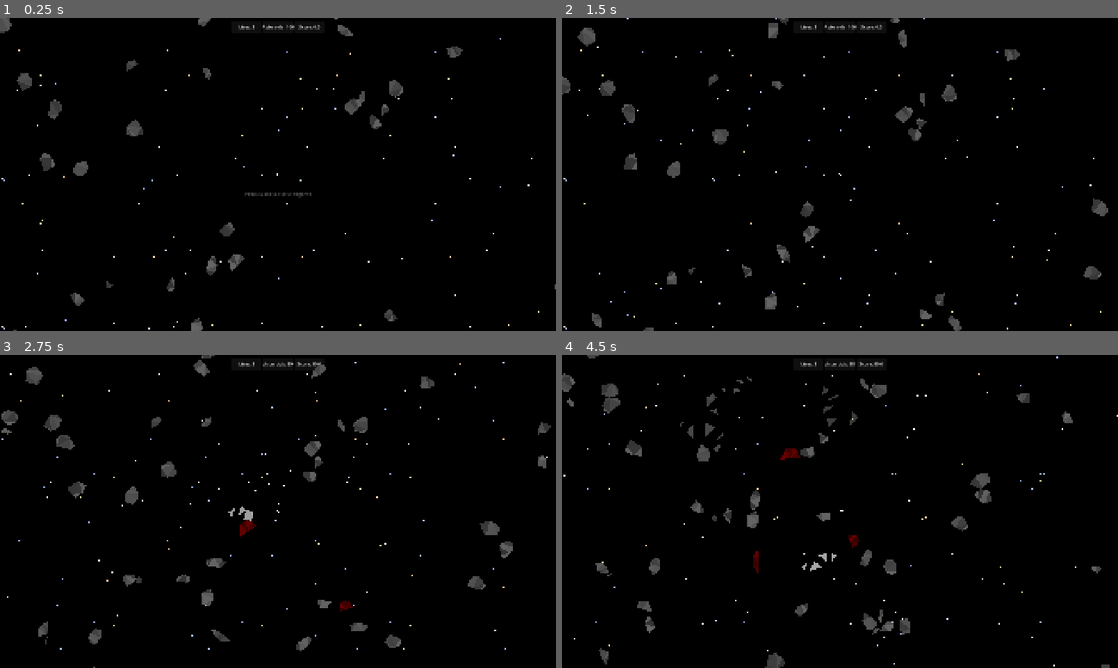
Above: before the commit, frames 1-4 (two rows, left to right).
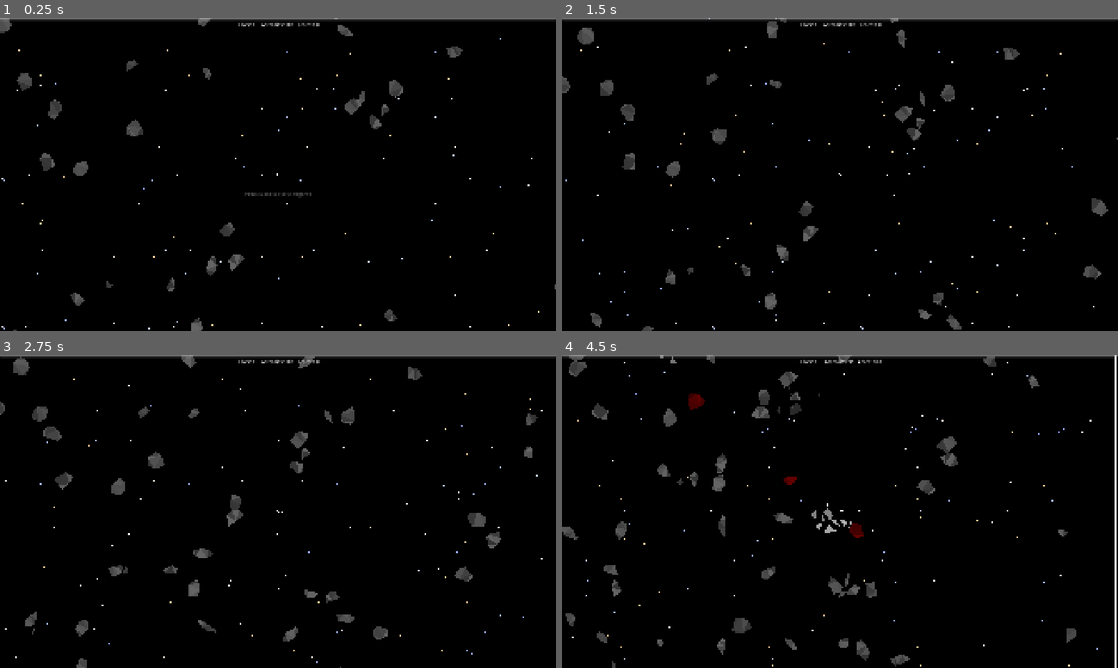
Above: after the commit, the same moments.

Repository: ProudFridge/Asteroids
Game: Godot game, scene res://scenes/game/game.tscn
The game is run twice, just before and just after one commit, with the same random seed, the same clock (stepped at 60 frames per second) and the same inputs.
Inputs (mouse positions are in pixels of both pictures, inside the frame that each line leads up to):
- Up to frame 1 (0.25 s): no input
- Up to frame 2 (1.5 s): tap Space (space) at 0.5 s; move the mouse to (962, 158) at 0.52 s; hold D (turn_right) 0.53-1.28 s; hold Space (space) 0.53-1.28 s; click (962, 158) at 0.67 s; tap Shift (shift, bound only after the commit) at 0.8, 1.35 s; move the mouse to (728, 190) at 1.27 s; hold S (backwards) from 1.28 s (still down)
- Up to frame 3 (2.75 s): tap Space (space) at 1.55 s; move the mouse to (333, 442) at 2.02 s; release S (backwards) at 2.03 s; hold D (turn_right) from 2.03 s (still down); hold Space (space) from 2.03 s (still down); tap Shift (shift, bound only after the commit) at 2.3 s
- Up to frame 4 (4.5 s): move the mouse to (812, 574) at 2.77 s; release D (turn_right) at 2.78 s; release Space (space) at 2.78 s; hold W (forwards) 2.78-3.53 s; tap Shift (shift, bound only after the commit) at 2.85 s; click (812, 574) at 2.92 s; tap Space (space) at 3.05, 4.35 s; move the mouse to (1006, 558) at 3.52 s; hold Shift (shift, bound only after the commit) 3.53-4.28 s; hold A (turn_left) from 3.53 s (still down); tap Alt at 3.6 s; move the mouse to (673, 464) at 4.27 s

The runs differ from the first frame. In frame 1, 1.3% of the frame differs, in the area x 0-100%, y 0-4%; in frame 2, 2.2%; in frame 3, 7.1%; in frame 4, 8.2%, in the area x 0-100%, y 0-100%.

Commit message:
Add boost bar, move the header to its own canvas layer

Diff:
--- a/project.godot
+++ b/project.godot
@@ -75,6 +75,11 @@
 "events": [Object(InputEventKey,"resource_local_to_scene":false,"resource_name":"","device":16,"window_id":0,"alt_press …(195 unchanged characters)…
 ]
 }
+shift={
+"deadzone": 0.2,
+"events": [Object(InputEventKey,"resource_local_to_scene":false,"resource_name":"","device":-1,"window_id":0,"alt_pressed":false,"shift_pressed":false,"ctrl_pressed":false,"meta_pressed":false,"pressed":false,"keycode":0,"physical_keycode":4194325,"key_label":0,"unicode":0,"location":0,"echo":false,"script":null)
+]
+}
 
 [layer_names]
 
--- a/scenes/game/game.tscn
+++ b/scenes/game/game.tscn
@@ -12,6 +12,7 @@
 [ext_resource type="Script" uid="uid://cee4rwhwt2xod" path="res://scenes/game/ui/game_won_container.gd" id="11_5jirj"]
 [ext_resource type="Script" uid="uid://dctwnixmnew4n" path="res://scenes/game/ui/game_over_container.gd" id="11_kp23o"]
 [ext_resource type="Script" uid="uid://cqsmjxsidqn44" path="res://scenes/game/border.gd" id="12_5jirj"]
+[ext_resource type="Script" uid="uid://8ghuwm0g5m83" path="res://scenes/game/ui/boost_bar.gd" id="12_5v6r0"]
 [ext_resource type="Script" uid="uid://bfj3kk4w0o7o6" path="res://scenes/game/ui/game_start_label.gd" id="12_otnwt"]
 [ext_resource type="Script" uid="uid://b6ls8uptisac" path="res://scenes/game/ui/pause_menu/pause_menu.gd" id="12_vaxfo"]
 [ext_resource type="Script" uid="uid://bdp8a8gne6npq" path="res://scenes/game/ui/pause_menu/restart_button.gd" id="13_3xj4h"]
@@ -66,44 +67,98 @@
 [node name="UILayer" type="CanvasLayer" parent="." unique_id=137853518]
 layer = -1
 
-[node name="UI" type="Control" parent="UILayer" unique_id=311688332]
-layout_mode = 3
+[node name="ColorRect" type="ColorRect" parent="UILayer" unique_id=2144515775]
+z_index = -10
 anchors_preset = 15
 anchor_right = 1.0
 anchor_bottom = 1.0
 grow_horizontal = 2
 grow_vertical = 2
-
-[node name="ColorRect" type="ColorRect" parent="UILayer/UI" unique_id=2144515775]
-z_index = -10
-layout_mode = 1
-anchors_preset = 15
+color = Color(0, 0, 0, 1)
+
+[node name="GameOverContainer" type="VBoxContainer" parent="UILayer" unique_id=118280416 node_paths=PackedStringArray("gameManager")]
+visible = false
+anchors_preset = 8
+anchor_left = 0.5
+anchor_top = 0.5
+anchor_right = 0.5
+anchor_bottom = 0.5
+offset_left = -46.0
+offset_top = -37.0
+offset_right = 46.0
+offset_bottom = 23.0
+grow_horizontal = 2
+grow_vertical = 2
+script = ExtResource("11_kp23o")
+gameManager = NodePath("../../Managers/GameManager")
+
+[node name="GameOverLabel" type="Label" parent="UILayer/GameOverContainer" unique_id=469862239]
+layout_mode = 2
+text = "Game Over!"
+label_settings = SubResource("LabelSettings_0sr1o")
+horizontal_alignment = 1
+
+[node name="RestartButton" type="Button" parent="UILayer/GameOverContainer" unique_id=955558674]
+layout_mode = 2
+size_flags_vertical = 3
+text = "Restart"
+
+[node name="GameWonContainer" type="VBoxContainer" parent="UILayer" unique_id=1417264360 node_paths=PackedStringArray("gameManager")]
+visible = false
+anchors_preset = 8
+anchor_left = 0.5
+anchor_top = 0.5
+anchor_right = 0.5
+anchor_bottom = 0.5
+offset_left = -46.0
+offset_top = -40.0
+offset_right = 46.0
+offset_bottom = 40.0
+grow_horizontal = 2
+grow_vertical = 2
+script = ExtResource("11_5jirj")
+gameManager = NodePath("../../Managers/GameManager")
+
+[node name="YouWonLabel" type="Label" parent="UILayer/GameWonContainer" unique_id=37234498]
+layout_mode = 2
+text = "You won!"
+horizontal_alignment = 1
+
+[node name="RestartButton" type="Button" parent="UILayer/GameWonContainer" unique_id=563091775]
+layout_mode = 2
+size_flags_vertical = 3
+text = "Restart"
+
+[node name="Header" type="CanvasLayer" parent="." unique_id=894882872]
+
+[node name="Header" type="VBoxContainer" parent="Header" unique_id=353015790]
+anchors_preset = 10
 anchor_right = 1.0
-anchor_bottom = 1.0
-grow_horizontal = 2
-grow_vertical = 2
-color = Color(0, 0, 0, 1)
-
-[node name="MarginContainer" type="MarginContainer" parent="UILayer/UI" unique_id=213812162]
+offset_bottom = 41.0
+grow_horizontal = 2
+
+[node name="BoostBar" type="ProgressBar" parent="Header/Header" unique_id=1686969542 node_paths=PackedStringArray("player")]
+custom_minimum_size = Vector2(0, 8)
+layout_mode = 2
+show_percentage = false
+script = ExtResource("12_5v6r0")
+player = NodePath("../../../Player")
+
+[node name="GameStats" type="MarginContainer" parent="Header/Header" unique_id=213812162]
 custom_minimum_size = Vector2(320, 0)
-layout_mode = 1
-anchors_preset = 5
-anchor_left = 0.5
-anchor_right = 0.5
-offset_left = -25.0
-offset_right = 25.0
-offset_bottom = 50.0
-grow_horizontal = 2
+custom_maximum_size = Vector2(320, -1)
+layout_mode = 2
+size_flags_horizontal = 4
 theme_override_constants/margin_top = 10
 
-[node name="HBoxContainer" type="HBoxContainer" parent="UILayer/UI/MarginContainer" unique_id=1303447050]
-layout_mode = 2
-
-[node name="Panel" type="Panel" parent="UILayer/UI/MarginContainer/HBoxContainer" unique_id=507421942]
+[node name="HBoxContainer" type="HBoxContainer" parent="Header/Header/GameStats" unique_id=1303447050]
+layout_mode = 2
+
+[node name="Panel" type="Panel" parent="Header/Header/GameStats/HBoxContainer" unique_id=507421942]
 layout_mode = 2
 size_flags_horizontal = 3
 
-[node name="LivesLabel" type="Label" parent="UILayer/UI/MarginContainer/HBoxContainer/Panel" unique_id=474743535 node_paths=PackedStringArray("player")]
+[node name="LivesLabel" type="Label" parent="Header/Header/GameStats/HBoxContainer/Panel" unique_id=474743535 node_paths=PackedStringArray("player")]
 layout_mode = 1
 anchors_preset = 8
 anchor_left = 0.5
@@ -119,11 +174,11 @@
 script = ExtResource("6_5i0tg")
 player = NodePath("../../../../../../Player")
 
-[node name="Panel2" type="Panel" parent="UILayer/UI/MarginContainer/HBoxContainer" unique_id=1979931798]
+[node name="Panel2" type="Panel" parent="Header/Header/GameStats/HBoxContainer" unique_id=1979931798]
 layout_mode = 2
 size_flags_horizontal = 3
 
-[node name="AsteroidCountLabel" type="Label" parent="UILayer/UI/MarginContainer/HBoxContainer/Panel2" unique_id=1230718935 node_paths=PackedStringArray("asteroidManager")]
+[node name="AsteroidCountLabel" type="Label" parent="Header/Header/GameStats/HBoxContainer/Panel2" unique_id=1230718935 node_paths=PackedStringArray("asteroidManager")]
 layout_mode = 1
 anchors_preset = 8
 anchor_left = 0.5
@@ -139,11 +194,11 @@
 script = ExtResource("7_bdhmt")
 asteroidManager = NodePath("../../../../../../Managers/AsteroidManager")
 
-[node name="Panel3" type="Panel" parent="UILayer/UI/MarginContainer/HBoxContainer" unique_id=2049838663]
+[node name="Panel3" type="Panel" parent="Header/Header/GameStats/HBoxContainer" unique_id=2049838663]
 layout_mode = 2
 size_flags_horizontal = 3
 
-[node name="ScoreLabel" type="Label" parent="UILayer/UI/MarginContainer/HBoxContainer/Panel3" unique_id=1073056985 node_paths=PackedStringArray("asteroidManager")]
+[node name="ScoreLabel" type="Label" parent="Header/Header/GameStats/HBoxContainer/Panel3" unique_id=1073056985 node_paths=PackedStringArray("asteroidManager")]
 layout_mode = 1
 anchors_preset = 8
 anchor_left = 0.5
@@ -159,60 +214,8 @@
 script = ExtResource("8_87uf6")
 asteroidManager = NodePath("../../../../../../Managers/AsteroidManager")
 
-[node name="GameOverContainer" type="VBoxContainer" parent="UILayer/UI" unique_id=118280416 node_paths=PackedStringArray("gameManager")]
-visible = false
-layout_mode = 1
-anchors_preset = 8
-anchor_left = 0.5
-anchor_top = 0.5
-anchor_right = 0.5
-anchor_bottom = 0.5
-offset_left = -46.0
-offset_top = -37.0
-offset_right = 46.0
-offset_bottom = 23.0
-grow_horizontal = 2
-grow_vertical = 2
-script = ExtResource("11_kp23o")
-gameManager = NodePath("../../../Managers/GameManager")
-
-[node name="GameOverLabel" type="Label" parent="UILayer/UI/GameOverContainer" unique_id=469862239]
-layout_mode = 2
-text = "Game Over!"
-label_settings = SubResource("LabelSettings_0sr1o")
-horizontal_alignment = 1
-
-[node name="RestartButton" type="Button" parent="UILayer/UI/GameOverContainer" unique_id=955558674]
-layout_mode = 2
-size_flags_vertical = 3
-text = "Restart"
-
-[node name="GameWonContainer" type="VBoxContainer" parent="UILayer/UI" unique_id=1417264360 node_paths=PackedStringArray("gameManager")]
-visible = false
-layout_mode = 1
-anchors_preset = 8
-anchor_left = 0.5
-anchor_top = 0.5
-anchor_right = 0.5
-anchor_bottom = 0.5
-offset_left = -46.0
-offset_top = -40.0
-offset_right = 46.0
-offset_bottom = 40.0
-grow_horizontal = 2
-grow_vertical = 2
-script = ExtResource("11_5jirj")
-gameManager = NodePath("../../../Managers/GameManager")
-
-[node name="YouWonLabel" type="Label" parent="UILayer/UI/GameWonContainer" unique_id=37234498]
-layout_mode = 2
-text = "You won!"
-horizontal_alignment = 1
-
-[node name="RestartButton" type="Button" parent="UILayer/UI/GameWonContainer" unique_id=563091775]
-layout_mode = 2
-size_flags_vertical = 3
-text = "Restart"
+[node name="PanelContainer" type="PanelContainer" parent="Header/Header/GameStats/HBoxContainer" unique_id=6768299]
+layout_mode = 2
 
 [node name="PauseMenuLayer" type="CanvasLayer" parent="." unique_id=366481481]
 
--- /dev/null
+++ b/scenes/game/ui/boost_bar.gd
@@ -0,0 +1,14 @@
+extends ProgressBar
+
+@export var player: Player
+
+# Called when the node enters the scene tree for the first time.
+func _ready() -> void:
+	max_value = player.boostTime
+	value = player.currentBoostValue
+
+
+# Called every frame. 'delta' is the elapsed time since the previous frame.
+func _physics_process(delta: float) -> void:
+	if player:
+		value = player.currentBoostValue
--- a/scenes/managers/bullet_manager/bullet_manager.gd
+++ b/scenes/managers/bullet_manager/bullet_manager.gd
@@ -2,8 +2,8 @@
 class_name BulletManager
 
 @export var shooter: Player
-var bulletAmount: int = 5
-var spread: float = 180 # in degrees,
+var bulletAmount: int = 4
+var spread: float = 20 # in degrees,
 var cooldown: float = 0.1
 var isCooldownDone: bool = true
 var bulletSpeed: float = 500
--- a/scenes/player/player.gd
+++ b/scenes/player/player.gd
@@ -2,11 +2,18 @@
 class_name Player
 
 const accel: float = 200.0
+var currentAccel: float = accel
 var maxSpeed: float = 400
 var rotSpeed: float = 5 # rad/s
 var bounceDamp: float = 0.5
 # TODO: change to health later, faster asteroids deal more damage
 var lives: float = 3
+
+var boostAccel: float = 1500
+var boostTime: float = 4
+var currentBoostValue: float = boostTime
+var boostDepletion: float = 2
+var boostRefill: float = 1
 
 var polygon: PackedVector2Array
 var viewportSize: Vector2
@@ -61,9 +68,19 @@
 	var direction : float = Input.get_axis("backwards", "forwards")
 	var rotDir : float = Input.get_axis("turn_left", "turn_right")
 
+	if direction && Input.is_action_pressed("shift"):
+		if currentBoostValue > 0:
+			currentAccel = boostAccel
+			currentBoostValue -= boostDepletion * delta
+	else:
+		currentAccel = accel
+
+	if currentBoostValue < boostTime:
+		currentBoostValue += boostRefill * delta
+
 	if direction:
 		thruster_particles.emitting = true
-		apply_central_force(direction * Vector2.from_angle(rotation) * accel)
+		apply_central_force(direction * Vector2.from_angle(rotation) * currentAccel)
 	else:
 		thruster_particles.emitting = false
 
--- a/scenes/player/player.tscn
+++ b/scenes/player/player.tscn
@@ -11,9 +11,6 @@
 
 [sub_resource type="Gradient" id="Gradient_lvxji"]
 colors = PackedColorArray(1, 0.71500003, 0.43, 1, 1, 0.33349997, 0.06999999, 1)
-
-[sub_resource type="CircleShape2D" id="CircleShape2D_2m7xh"]
-radius = 265.0019
 
 [node name="Player" type="RigidBody2D" unique_id=752532407]
 z_index = 1
@@ -54,10 +51,3 @@
 [node name="DamageTimer" type="Timer" parent="." unique_id=1806139019]
 wait_time = 2.0
 one_shot = true
-
-[node name="Area2D" type="Area2D" parent="." unique_id=1005154710]
-gravity_space_override = 3
-gravity = 4096.0
-
-[node name="CollisionShape2D" type="CollisionShape2D" parent="Area2D" unique_id=183973814]
-shape = SubResource("CircleShape2D_2m7xh")
Not shown, added: scenes/game/ui/boost_bar.gd.uid
